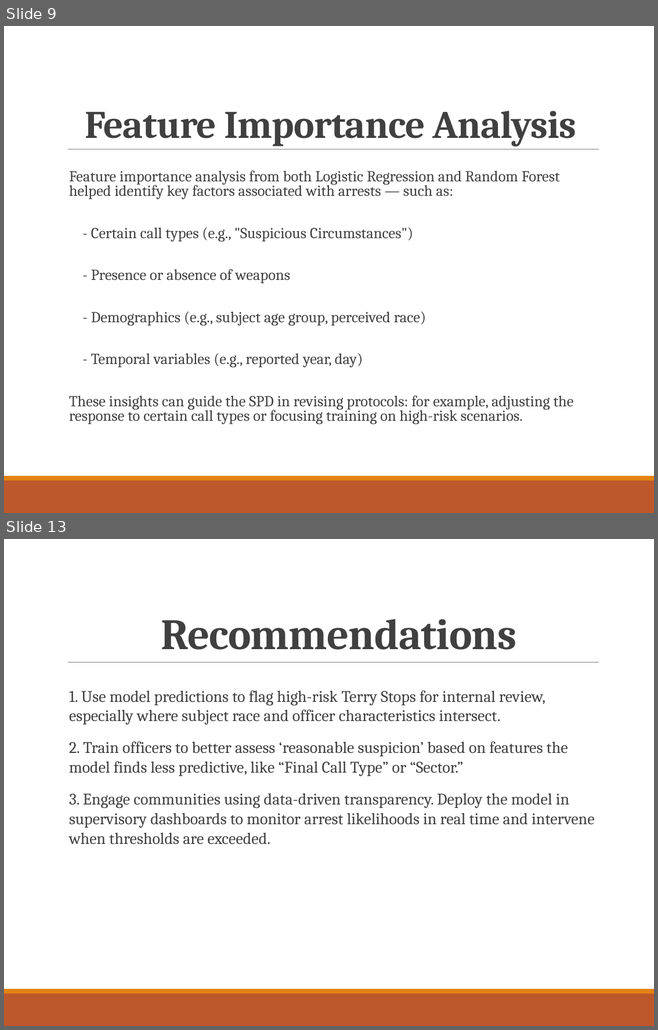
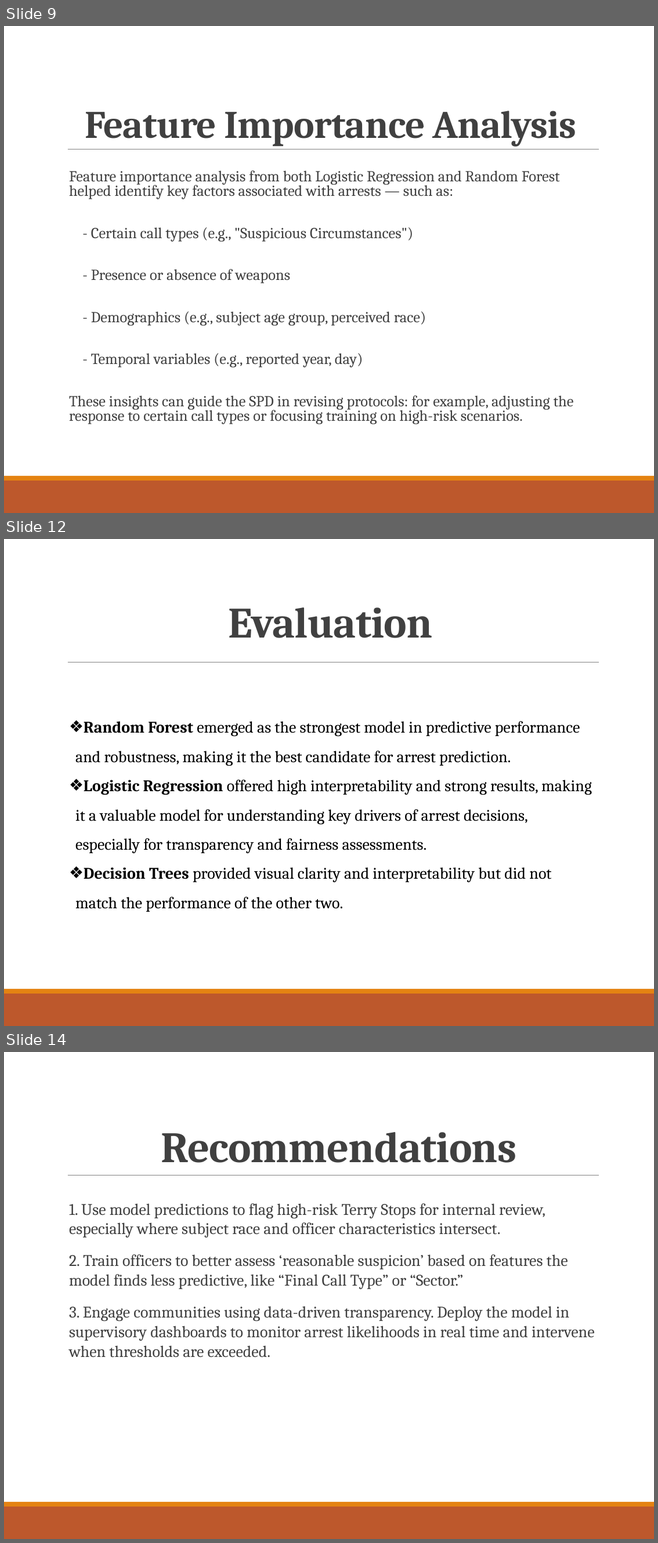
Before and after one commit to tingly-amua/Terry-Stops-Classifier, a slide deck: presentation.pptx. Shown one above the other, each under a label of ours: slides 9 and 13 before the commit, slides 9, 12 and 14 after it; the slides between them are not shown. The pictures are 658x1030 and 658x1543 pixels, drawn with LibreOffice and Linux fonts; fonts in the diff are those of the drawing. Boxes give left, top, right and bottom in pixels: in the first picture for what was removed or moved away, otherwise in the second. Text is boxed around its words. In the diff, an @@ line names an element or a change of style, - is before the commit and + after.

Commit message:
compare models performance

```diff
--- a/presentation.pptx
+++ b/presentation.pptx
@@ slide 12 added at bbox=[4, 539, 654, 1026], background #FFFFFF; not listed: 3 template elements that a slide beside it also shows @@
@@ title added at bbox=[228, 607, 433, 638], 48 pt, text #404040, bold @@
+Evaluation
@@ text added at bbox=[75, 721, 592, 912], 18 pt, text #000000 @@
+❖ Random Forest emerged as the strongest model in predictive performance and robustness, making it the best candidate for arrest prediction.
+❖ Logistic Regression offered high interpretability and strong results, making it a valuable model for understanding key drivers of arrest decisions, especially for transparency and fairness assessments.
+❖ Decision Trees provided visual clarity and interpretability but did not match the performance of the other two.
@@ what was slide 13 is now slide 14 @@
```
Also in this commit, not shown: 3 slides changed.
